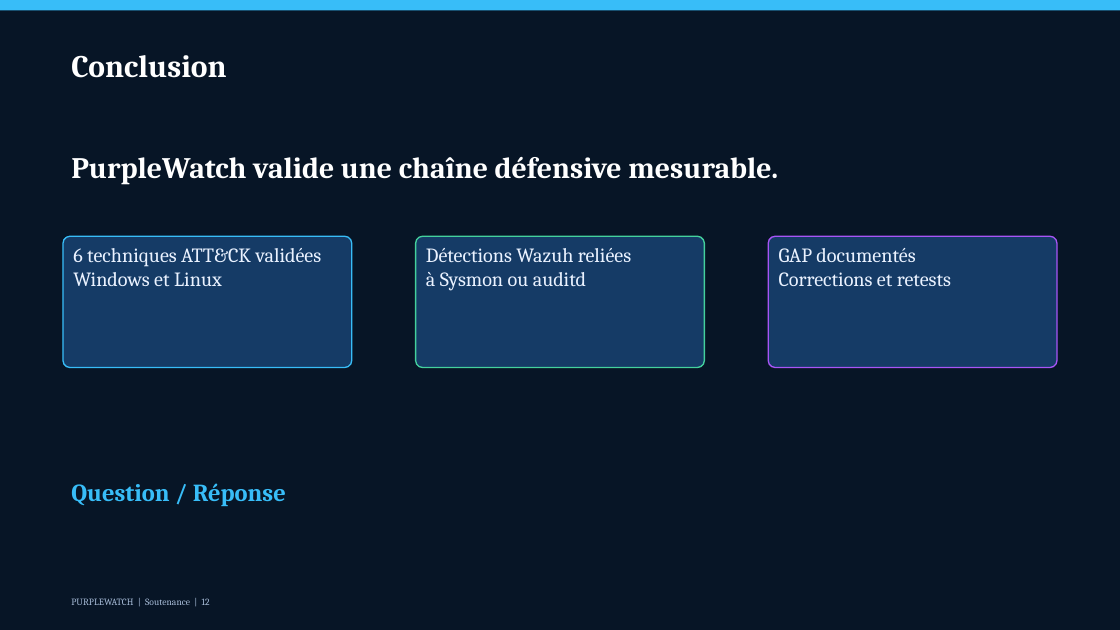
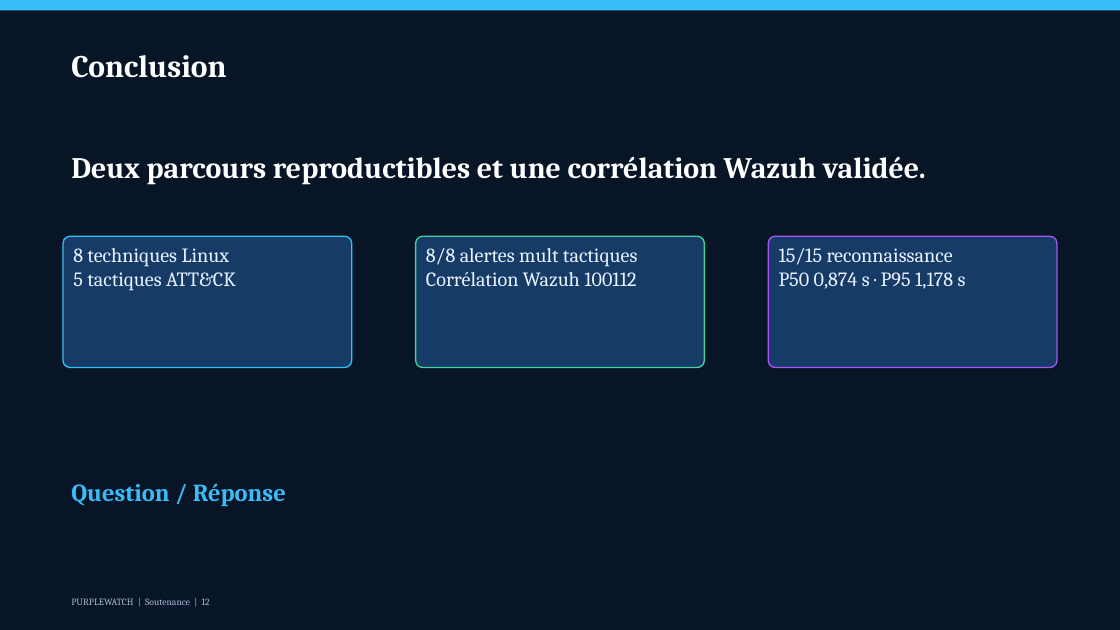
Before and after one commit to kanga-prog/PurpleWatch, a slide deck: slide 12 of presentation/purplewatch-soutenance-20min.pptx. Drawn at 1120x630 pixels with LibreOffice and Linux fonts; fonts in the diff are those of the drawing. Boxes give left, top, right and bottom in pixels: in the first picture for what was removed or moved away, otherwise in the second. Text is boxed around its words. In the diff, an @@ line names an element or a change of style, - is before the commit and + after.

Commit message:
feat(PW-402): add recon correlation delivery

```diff
--- a/presentation/purplewatch-soutenance-20min.pptx
+++ b/presentation/purplewatch-soutenance-20min.pptx
@@ text at [71,157,926,185]: text changed @@
-PurpleWatch valide une chaîne défensive mesurable.
+Deux parcours reproductibles et une corrélation Wazuh validée.
@@ text in rounded rectangle at [73,248,236,291]: text changed @@
-6 techniques ATT&CK validées
-Windows et Linux
+8 techniques Linux
+5 tactiques ATT&CK
@@ text in rounded rectangle at [426,248,637,286]: text changed @@
-Détections Wazuh reliées
-à Sysmon ou auditd
+8/8 alertes mult tactiques
+Corrélation Wazuh 100112
@@ text in rounded rectangle at [779,248,966,289]: text changed @@
-GAP documentés
-Corrections et retests
+15/15 reconnaissance
+P50 0,874 s · P95 1,178 s
```
Also in this commit, not shown: 4 other slides changed, 6 other files.
